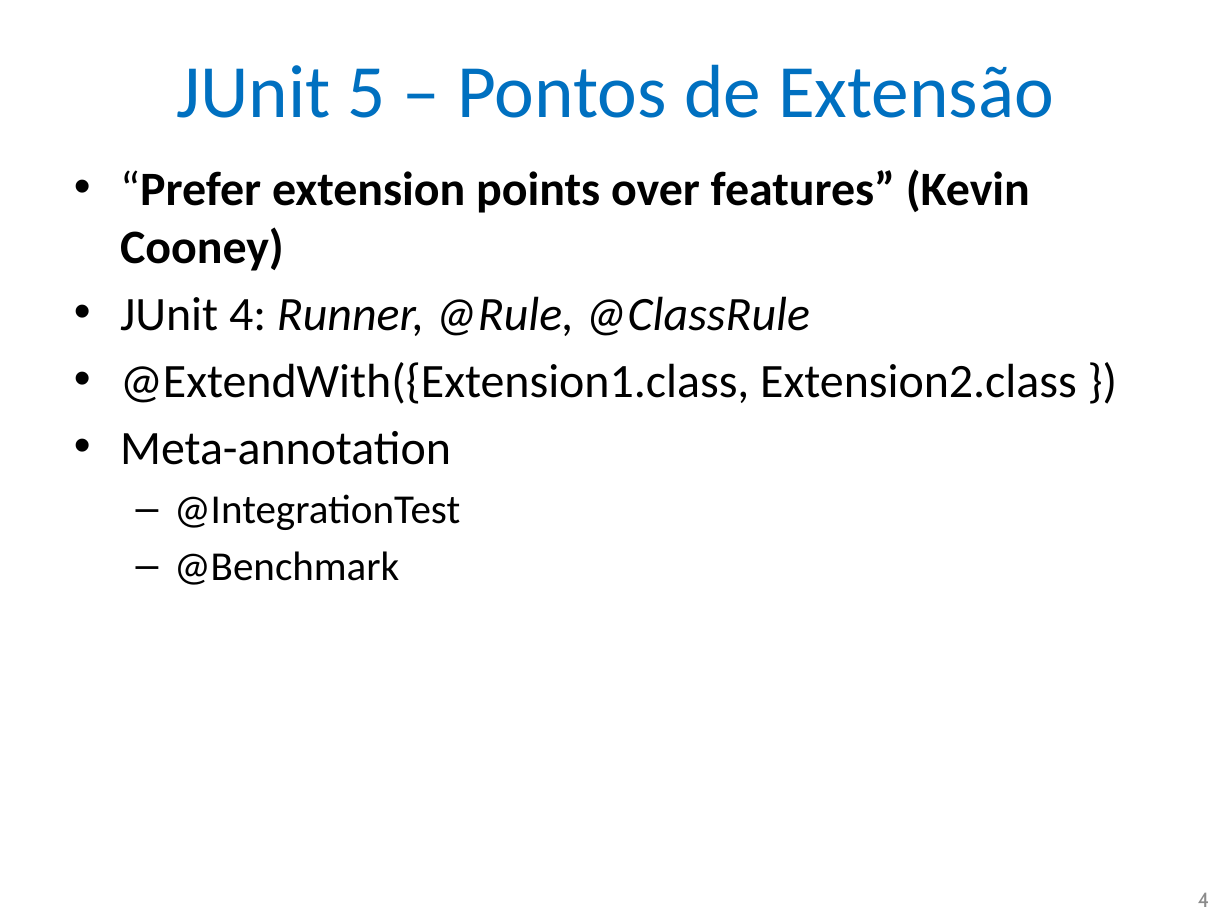
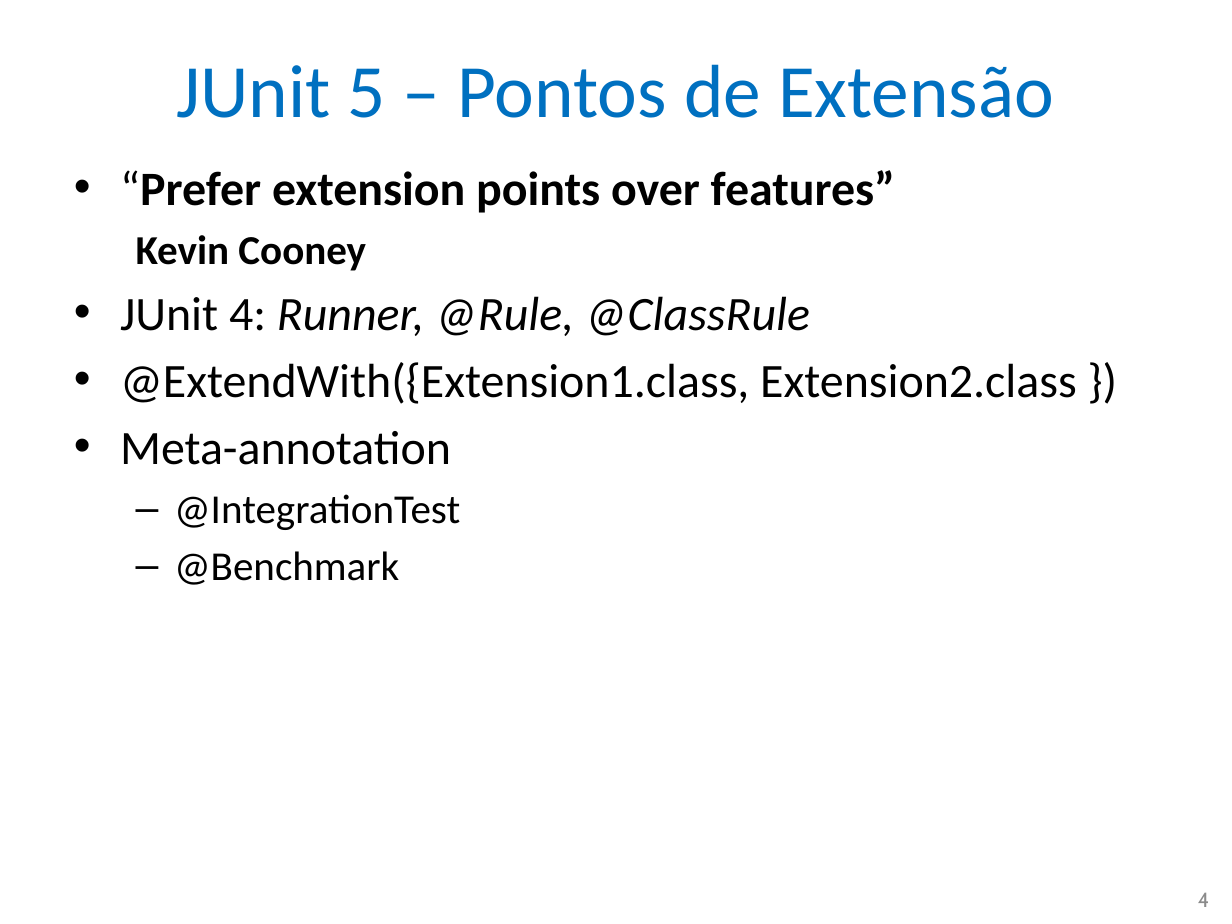
Before and after one commit to nascimentolwtn/INPE-CAP-385_DesenvolvimentoFrameworks, a slide deck: slide 4 of CAP385-00-Presentations/02-JUnit 5/03-JUnit 5 - Arquitetura.pptx. Drawn at 1232x924 pixels with LibreOffice and Linux fonts; fonts in the diff are those of the drawing. Boxes give left, top, right and bottom in pixels: in the first picture for what was removed or moved away, otherwise in the second. Text is boxed around its words. In the diff, an @@ line names an element or a change of style, - is before the commit and + after.

Commit message:
Atualizações da apresentação JUnit5 dia 19 e início PPT dia 26

```diff
--- a/CAP385-00-Presentations/02-JUnit 5/03-JUnit 5 - Arquitetura.pptx
+++ b/CAP385-00-Presentations/02-JUnit 5/03-JUnit 5 - Arquitetura.pptx
@@ text at bbox=[120, 170, 895, 271]: text changed @@
-• “Prefer extension points over features” (Kevin Cooney)
+• “Prefer extension points over features”
+  Kevin Cooney
```
Also in this commit, not shown: 1 slide added, 6 other files.
